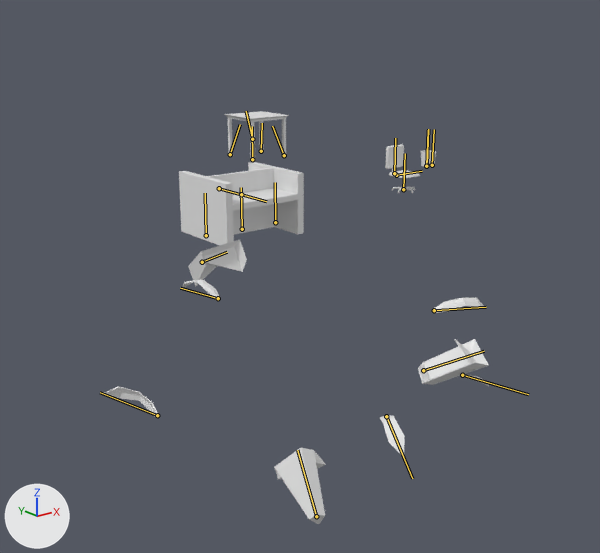
Two versions of the FBX model Assets/Models/PedroHenriqueDias_ObstaculoQuebrando.fbx, one commit apart.
One viewpoint serves both versions: a camera (50 mm lens) standing at (-16.5, -16.01, 4.17) and looking at (-5.49, -2.25, -1.33). The lights are fixed; the arrows at lower left show +X, +Y and +Z. Both versions are drawn at frame 15 of the action 'VaseBreak'; the numbers are the values there. The bones that bend it are drawn over the model as lines.

Names of what the first picture shows: 'Cadeira', 'Mesa', 'Table', 'Vase'.
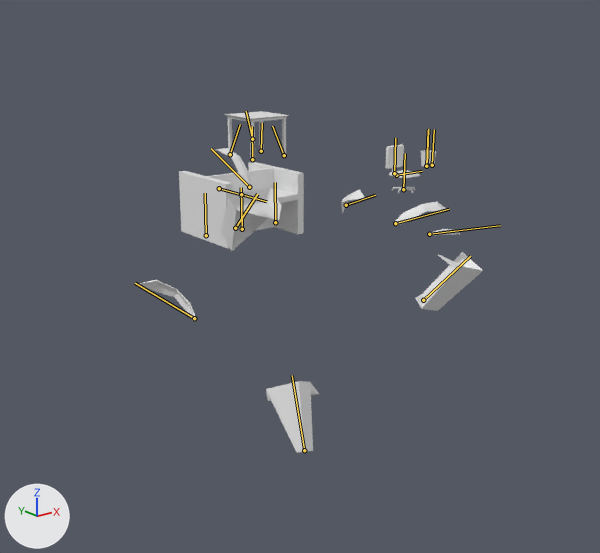
Pixel boxes [x1, y1, x2, y2] of what changed, in the pictures (600 x 553 px):
'Vase', posed (11% narrower, 7% taller): before [102, 240, 489, 524]; after [138, 148, 483, 453]
bone 'VaseBase2', root to tip: before (423, 370) to (484, 351); after (423, 300) to (470, 256)
bone 'VaseBase1', root to tip: before (316, 516) to (297, 450); after (304, 450) to (292, 375)
bone 'VaseBase3', root to tip: before (202, 262) to (227, 252); after (235, 228) to (257, 194)
bone 'Leaf1', root to tip: before (157, 415) to (100, 392); after (194, 318) to (135, 283)
bone 'LeafUp', root to tip: before (386, 416) to (412, 478); after (346, 205) to (375, 195)
bone 'LeafDown', root to tip: before (462, 375) to (528, 394); after (429, 234) to (500, 225)
bone 'Leaf3', root to tip: before (434, 310) to (486, 307); after (395, 223) to (449, 209)
bone 'Leaf2', root to tip: before (218, 298) to (180, 288); after (249, 187) to (211, 148)

The edits, one by one:
Bone 'VaseBase2' (bone_vasebase2) moves from (1.153, -0.739, 1.277) to (1.056, 0.384, 1.016).
Bone 'VaseBase2' (bone_vasebase2) turns from (41, 11, -27) to (23, 1, -19) degrees about its own x, y and z.
Bone 'VaseBase1' (bone_vasebase1) moves from (-1.223, -2.243, 1.493) to (-1.257, -1.325, 1.33).
Bone 'VaseBase1' (bone_vasebase1) turns from (-50, -2, -26) to (-30, 9, -20) degrees about its own x, y and z.
Bone 'VaseBase3' (bone_vasebase3) moves from (0.329, -0.257, -3.401) to (0.171, 0.7, -2.016).
Bone 'VaseBase3' (bone_vasebase3) turns from (66, 0, 5) to (45, 1, 3) degrees about its own x, y and z.
Bone 'Leaf1' (bone_leaf1) moves from (-3.008, -0.428, -0.612) to (-1.812, 0.608, -0.125).
Bone 'Leaf1' (bone_leaf1) turns from (-74, 25, -22) to (-58, 21, -17) degrees about its own x, y and z.
Bone 'LeafUp' (bone_leafup) moves from (1.004, 0.428, 2.669) to (-0.306, 1.207, 0.342).
Bone 'LeafUp' (bone_leafup) turns from (67, 13, 7) to (30, 22, 17) degrees about its own x, y and z.
Bone 'LeafDown' (bone_leafdown) moves from (2.175, -1.528, 0.644) to (1.536, 0.508, 0.15).
Bone 'LeafDown' (bone_leafdown) turns from (17, 16, -94) to (14, 12, -72) degrees about its own x, y and z.
Bone 'Leaf3' (bone_leaf3) moves from (1.175, 0.182, -2.231) to (0.309, 1.094, -1.169).
Bone 'Leaf3' (bone_leaf3) turns from (-39, 7, -56) to (-32, 12, -45) degrees about its own x, y and z.
Bone 'Leaf2' (bone_leaf2) moves from (-1.868, 0.08, -0.435) to (-0.315, 1.224, 0.404).
Bone 'Leaf2' (bone_leaf2) turns from (-22, 18, 49) to (-9, 7, 24) degrees about its own x, y and z.
